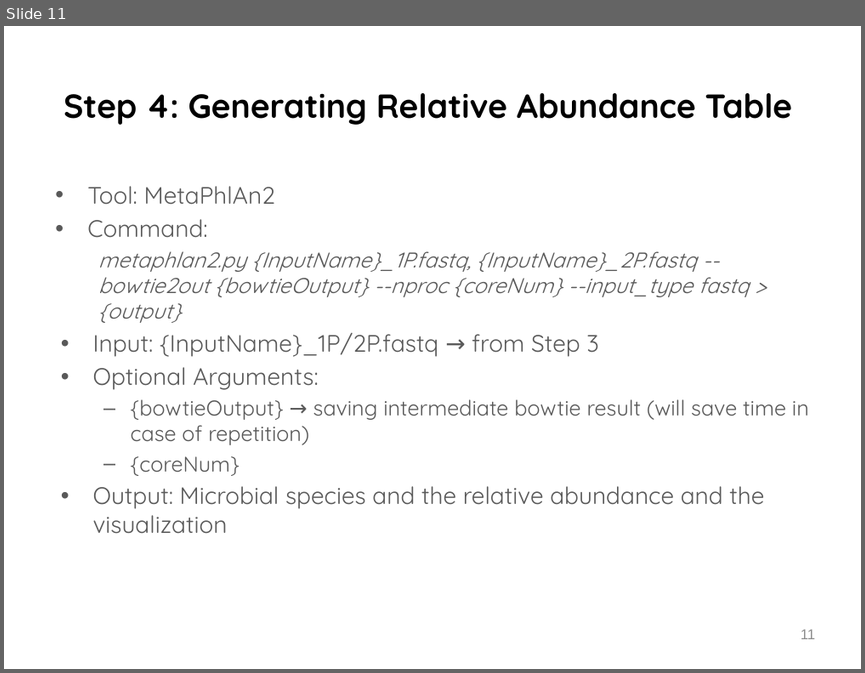
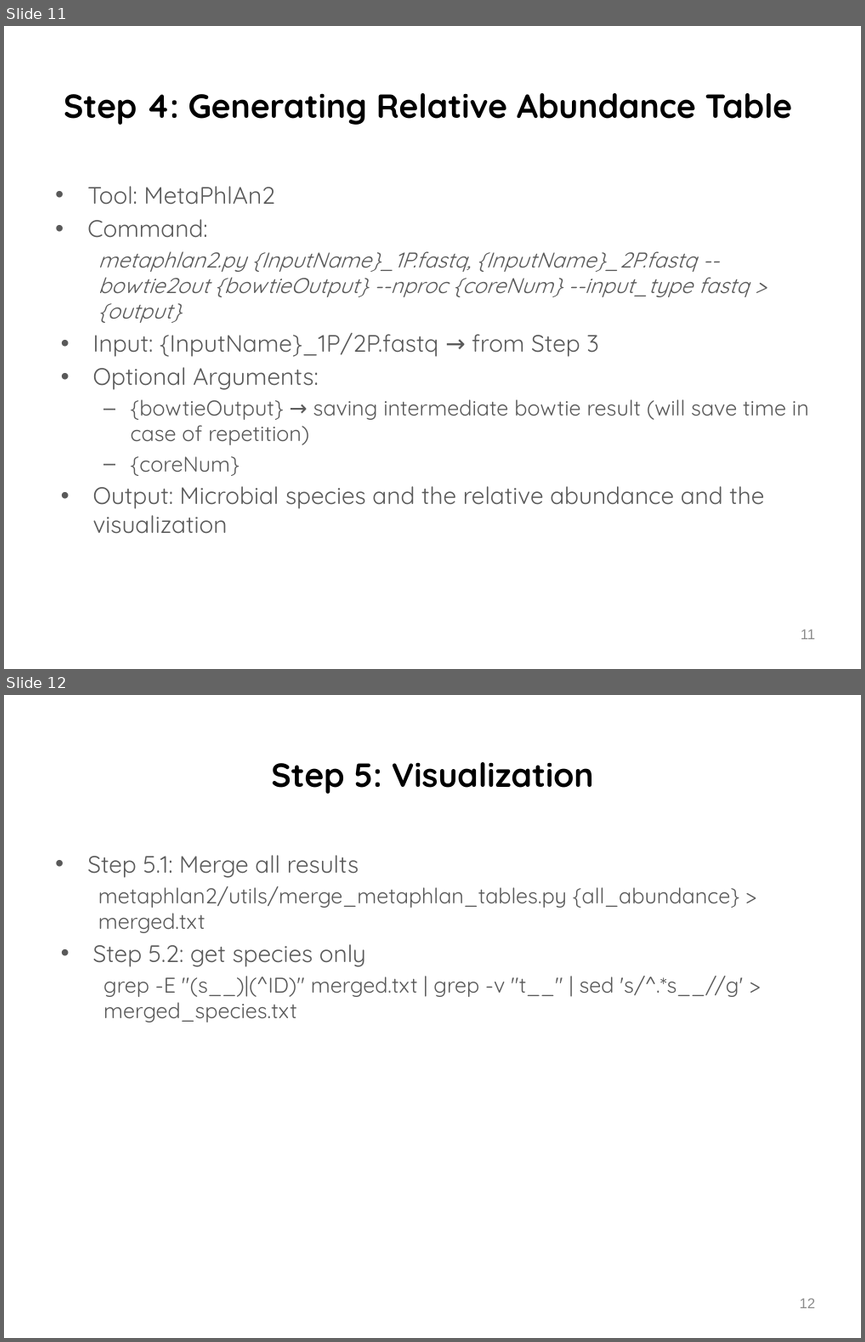
Before and after one commit to sysmedicine/phd2018, a slide deck: Workshop/MetagenomicsWorkshop/Day3_MetagenomicsWorkshop.pptx. Shown one above the other, each under a label of ours: slide 11 before the commit, slides 11 and 12 after it. The pictures are 865x673 and 865x1342 pixels, drawn with LibreOffice and Linux fonts; fonts in the diff are those of the drawing; background and template pictures are left out. Boxes give left, top, right and bottom in pixels: in the first picture for what was removed or moved away, otherwise in the second. Text is boxed around its words. In the diff, an @@ line names an element or a change of style, - is before the commit and + after.

```diff
--- a/Workshop/MetagenomicsWorkshop/Day3_MetagenomicsWorkshop.pptx
+++ b/Workshop/MetagenomicsWorkshop/Day3_MetagenomicsWorkshop.pptx
@@ slide 12 added at (4,695,861,1338), background #FFFFFF @@
@@ title added at (271,762,594,794), 28 pt, text #000000, bold @@
+Step 5: Visualization
@@ text added at (87,855,743,1022), 18 pt, text #595959 @@
+• Step 5.1: Merge all results
+  metaphlan2/utils/merge_metaphlan_tables.py {all_abundance} > merged.txt
+• Step 5.2: get species only
+  grep -E "(s__)|(^ID)" merged.txt | grep -v "t__" | sed 's/^.*s__//g' > merged_species.txt
@@ page number added at (800,1298,816,1308), 12 pt, text #8C8C8C @@
+12
```
Also in this commit, not shown: 1 slide changed, 1 other file.
